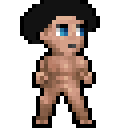
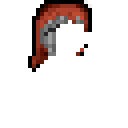
Revision of a layered 128x128 image; what changed, layer by layer:
added layer "Layer #23" above "Layer #25" over left=28, top=0, right=92, bottom=72
added layer "Layer #25" above "Layer #20" over left=28, top=0, right=92, bottom=72
hid "Layer #5" over left=20, top=0, right=100, bottom=44
hid "male_tan.png" over left=32, top=0, right=96, bottom=128
